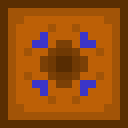
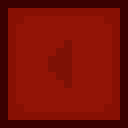
Layers edited between the first and the second (128, 128) image:
hid "Front", painted on it over <box>24,24,104,104</box>
showed "Side", painted on it over <box>32,40,96,88</box>
painted on "Base" over <box>0,0,128,128</box>
